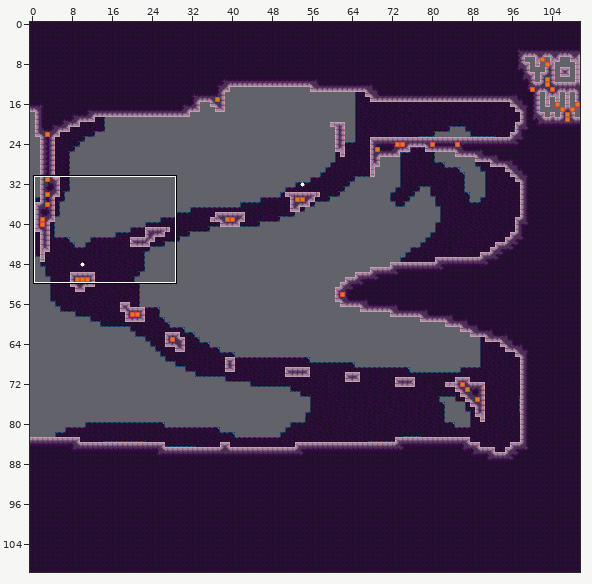
Two states of a Tiled map (JSON), assets/world/room/intro7.json. Above: a wide view before the commit, with the close-up outlined.
Close-up. Before the commit:
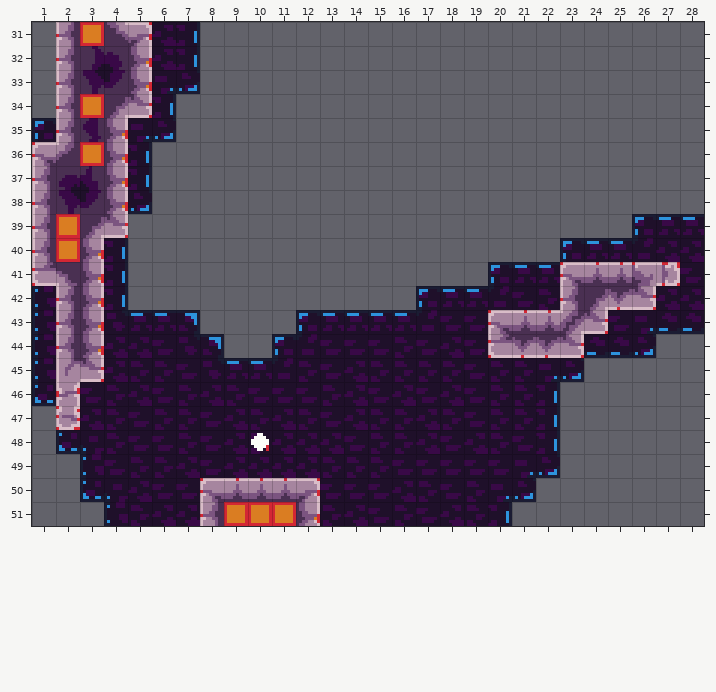
Cells are 8x8 px. Shown: x 1..28, y 31..51. The commit also changed other parts of the map, which this record leaves out.
And afterwards:
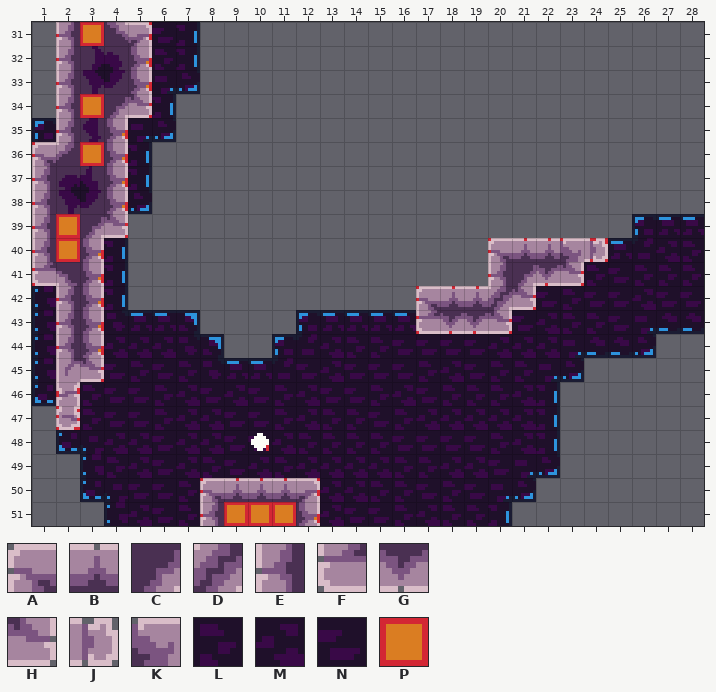
Key: from "stone": A 0, B 1, C 3, D 6, E 13, F 26, G 27, H 28, J 32, K 52; from "stone_bg_decal": L 14, M 41, N 54; from "tools": P 1 "ground".
_ is an empty cell, # one hidden under a higher layer, . an unchanged one.
The exact change:
--- layer "bg"
@@ x 6..6 @@
-31 M
-32 M
+31 N
+32 L
@@ x 3..28 @@
-40 .........................M
-41 .....................####N
-42 ..................NL#...MM
-43 ...............NN..#.#....
-44 ...N......NNNL.M..........
-45 .M.LN....LNMLL.L..........
-46 NLMNLML.NNLMN..MN.L.......
-47 ML..LNMLMLNML..LNLL.......
-48 .LN.LNML.MMN.LM.M.N.......
-49 .NLL.NM.M.LLLNNNN.........
-50 ..M.N.....NNNMLNL.........
-51 ..LMM.....LM..NM..........
+40 .........................L
+41 .....................LNLLL
+42 ..................#NL...NN
+43 ...............##..M.L....
+44 ...M......MLLN.N..........
+45 .N.NL....NMNNN.M..........
+46 LNNLMNM.LMNNL..LL.M.......
+47 LN..MMNNLMLLN..MMMM.......
+48 .MM.MMNN.LLL.NN.N.M.......
+49 .LMN.LN.L.MMMLLMM.........
+50 ..N.L.....MMLLNLN.........
+51 ..MNL.....MN..ML..........
--- layer "draft"
@@ x 17..27 @@
-40 ..._____...
-41 ..._._.PPPP
-42 ___._.P#PP.
-43 ___.PP#P...
-44 ...PPPP....
+40 ...PPPPP...
+41 ...P.P.____
+42 PPP.P.____.
+43 PPP.____...
+44 ...____....
--- layer "map"
@@ x 17..27 @@
-40 ..._____...
-41 ...___ABBKJ
-42 _____.ECGH.
-43 ___ABBDH...
-44 ...FGGH....
+40 ...ABBKJ...
+41 ...ECGH____
+42 ABBDH.____.
+43 FGGH____...
+44 ...____....
Boxes around the changes in both close-ups, in picture pixels (x1, y1, x2, y2):
changed: (152, 25, 176, 70)
changed: (80, 238, 704, 526)
